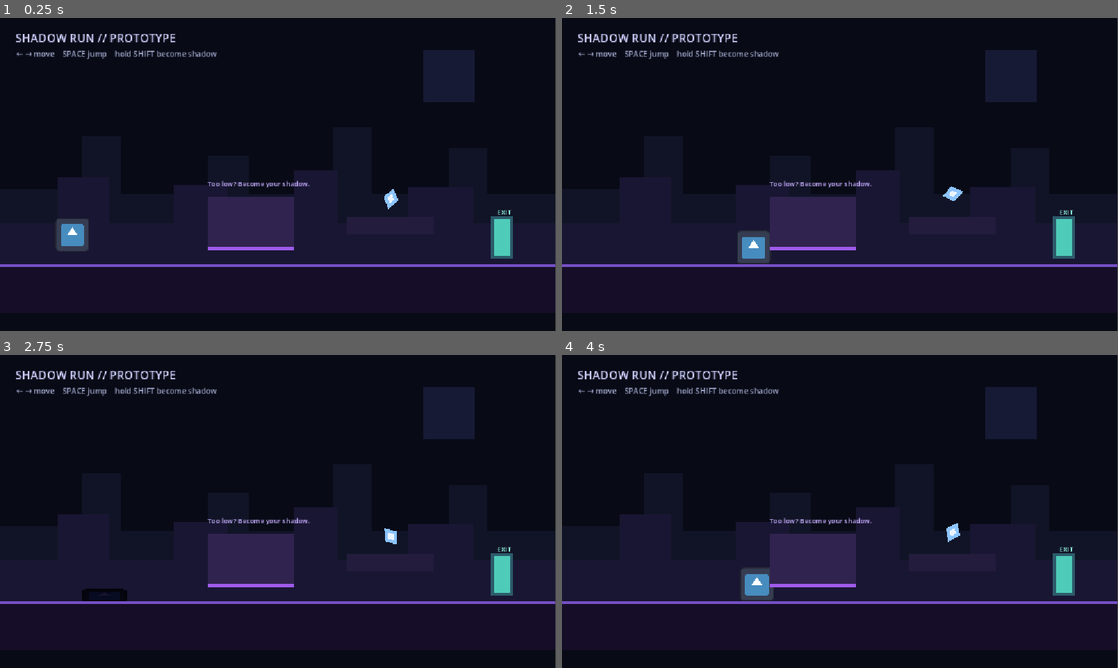
Above: before the commit, frames 1-4 (two rows, left to right).
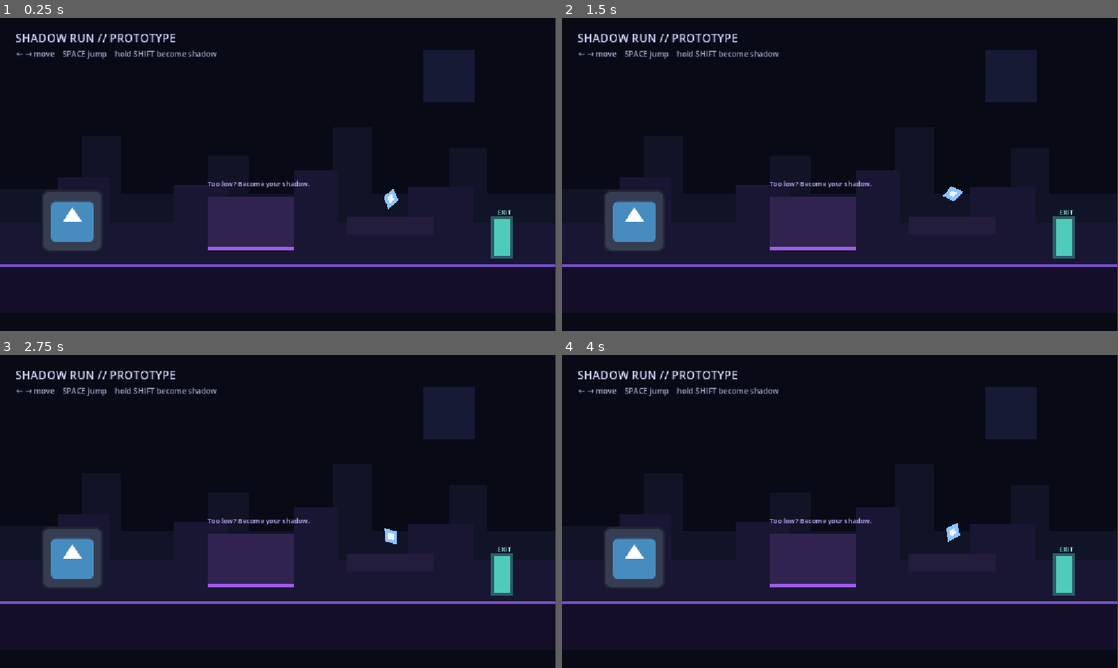
Above: after the commit, the same moments.

Repository: Yass29/shadow-run
Game: Godot game, scene res://level1.tscn
Two runs of this game, one before a commit and one after it. Both use one fixed random seed, a clock stepped at 60 frames per second and the inputs below. The engine's default icon, where the game draws it, is replaced by a stand-in: a white triangle on a blue panel in a dark square.
Inputs:
- Up to frame 1 (0.25 s): no input
- Up to frame 2 (1.5 s): tap Enter (ui_accept) at 0.5, 0.77, 0.8, 1.07, 1.35 s; hold Shift 0.53-1.28 s; hold Right (ui_right) from 0.53 s (still down)
- Up to frame 3 (2.75 s): tap Enter (ui_accept) at 1.52, 1.82, 2.3 s; tap Shift at 1.55 s; release Right (ui_right) at 2.03 s; hold Left (ui_left) from 2.03 s (still down); hold Shift from 2.03 s (still down)
- Up to frame 4 (4 s): release Left (ui_left) at 2.78 s; release Shift at 2.78 s; hold Right (ui_right) from 2.78 s (still down); tap Shift at 2.85 s; tap Enter (ui_accept) at 3.02, 3.32, 3.6, 3.77 s

The runs differ from the first frame. In frame 1, 1.6% of the frame differs, in the area x 7-19%, y 55-75%; in frame 2, 2.5%, in the area x 7-38%, y 55-79%; in frame 3, 2.1%; in frame 4, 2.5%.
Error after the commit: Parse Error: Cannot infer the type of "moving" variable because the value doesn't have a set type. (res://player.gd:69)

Commit message:
Animate new hero and shadow transformation

Diff:
--- a/player.gd
+++ b/player.gd
@@ -1,47 +1,80 @@
 extends CharacterBody2D
 
-const SPEED := 260.0
-const JUMP_VELOCITY := -450.0
-const NORMAL_COLLISION_SIZE := Vector2(52, 70)
-const SHADOW_COLLISION_SIZE := Vector2(72, 24)
-const NORMAL_SPRITE_SCALE := Vector2(0.55, 0.55)
-const SHADOW_SPRITE_SCALE := Vector2(0.72, 0.20)
+const SPEED := 270.0
+const JUMP_VELOCITY := -470.0
+const NORMAL_COLLISION_SIZE := Vector2(40, 68)
+const SHADOW_COLLISION_SIZE := Vector2(76, 22)
+const NORMAL_VISUAL_SCALE := Vector2.ONE
+const SHADOW_VISUAL_SCALE := Vector2(1.55, 0.28)
 
 var is_shadow := false
+var facing := 1.0
+var anim_time := 0.0
+
+@onready var body: Node2D = $Body
+@onready var collision: CollisionShape2D = $CollisionShape2D
+@onready var floor_shadow: Polygon2D = $FloorShadow
 
 func _ready() -> void:
-	$Sprite2D.scale = NORMAL_SPRITE_SCALE
-	$CollisionShape2D.shape.size = NORMAL_COLLISION_SIZE
+	collision.shape.size = NORMAL_COLLISION_SIZE
+	body.scale = NORMAL_VISUAL_SCALE
 
 func _physics_process(delta: float) -> void:
+	anim_time += delta
+
 	if not is_on_floor():
 		velocity += get_gravity() * delta
 
-	if Input.is_action_just_pressed("ui_accept") and is_on_floor():
+	if Input.is_action_just_pressed("ui_accept") and is_on_floor() and not is_shadow:
 		velocity.y = JUMP_VELOCITY
 
 	var direction := Input.get_axis("ui_left", "ui_right")
 	if direction:
+		facing = sign(direction)
 		velocity.x = direction * SPEED
 	else:
-		velocity.x = move_toward(velocity.x, 0, SPEED)
+		velocity.x = move_toward(velocity.x, 0, SPEED * 5.0 * delta)
 
 	set_shadow_mode(Input.is_key_pressed(KEY_SHIFT))
 	move_and_slide()
+	animate_character(direction, delta)
 
 func set_shadow_mode(enabled: bool) -> void:
 	if is_shadow == enabled:
 		return
 
 	is_shadow = enabled
-	var sprite := $Sprite2D
-	var collision := $CollisionShape2D
 
 	if is_shadow:
-		sprite.modulate = Color(0.10, 0.08, 0.18, 1.0)
-		sprite.scale = SHADOW_SPRITE_SCALE
 		collision.shape.size = SHADOW_COLLISION_SIZE
 	else:
-		sprite.modulate = Color.WHITE
-		sprite.scale = NORMAL_SPRITE_SCALE
 		collision.shape.size = NORMAL_COLLISION_SIZE
+
+func animate_character(direction: float, delta: float) -> void:
+	var target_scale := SHADOW_VISUAL_SCALE if is_shadow else NORMAL_VISUAL_SCALE
+	body.scale = body.scale.lerp(target_scale, min(delta * 13.0, 1.0))
+
+	if is_shadow:
+		body.modulate = body.modulate.lerp(Color(0.17, 0.10, 0.28, 0.90), min(delta * 10.0, 1.0))
+		body.position.y = lerpf(body.position.y, 20.0, min(delta * 12.0, 1.0))
+		body.rotation = lerpf(body.rotation, 0.0, min(delta * 12.0, 1.0))
+		floor_shadow.scale = floor_shadow.scale.lerp(Vector2(1.65, 0.65), min(delta * 12.0, 1.0))
+		floor_shadow.modulate.a = lerpf(floor_shadow.modulate.a, 0.75, min(delta * 10.0, 1.0))
+		return
+
+	body.modulate = body.modulate.lerp(Color.WHITE, min(delta * 10.0, 1.0))
+	floor_shadow.scale = floor_shadow.scale.lerp(Vector2.ONE, min(delta * 10.0, 1.0))
+	floor_shadow.modulate.a = lerpf(floor_shadow.modulate.a, 0.35, min(delta * 10.0, 1.0))
+
+	var moving := abs(direction) > 0.01 and is_on_floor()
+	var bob := sin(anim_time * 12.0) * 2.2 if moving else sin(anim_time * 3.0) * 1.0
+	body.position.y = lerpf(body.position.y, bob, min(delta * 14.0, 1.0))
+
+	if not is_on_floor():
+		body.rotation = lerpf(body.rotation, clamp(velocity.y / 1800.0, -0.16, 0.16), min(delta * 8.0, 1.0))
+	elif moving:
+		body.rotation = lerpf(body.rotation, sin(anim_time * 12.0) * 0.035, min(delta * 12.0, 1.0))
+	else:
+		body.rotation = lerpf(body.rotation, 0.0, min(delta * 10.0, 1.0))
+
+	body.scale.x = abs(body.scale.x) * facing
